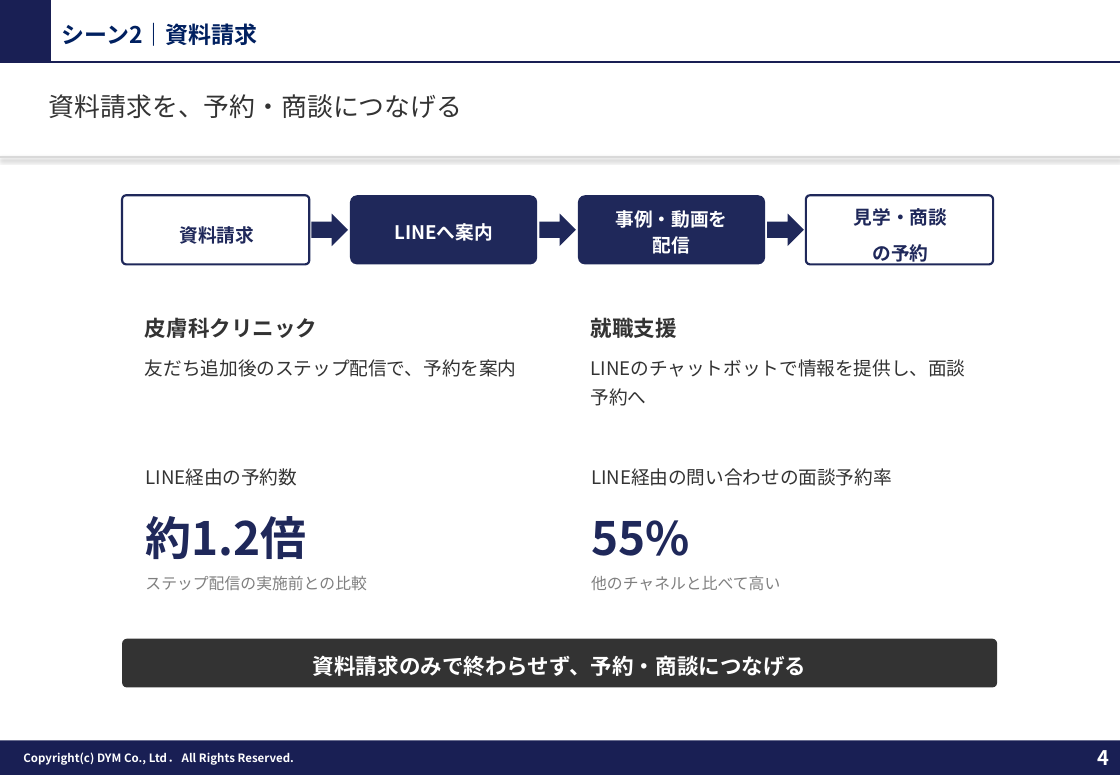
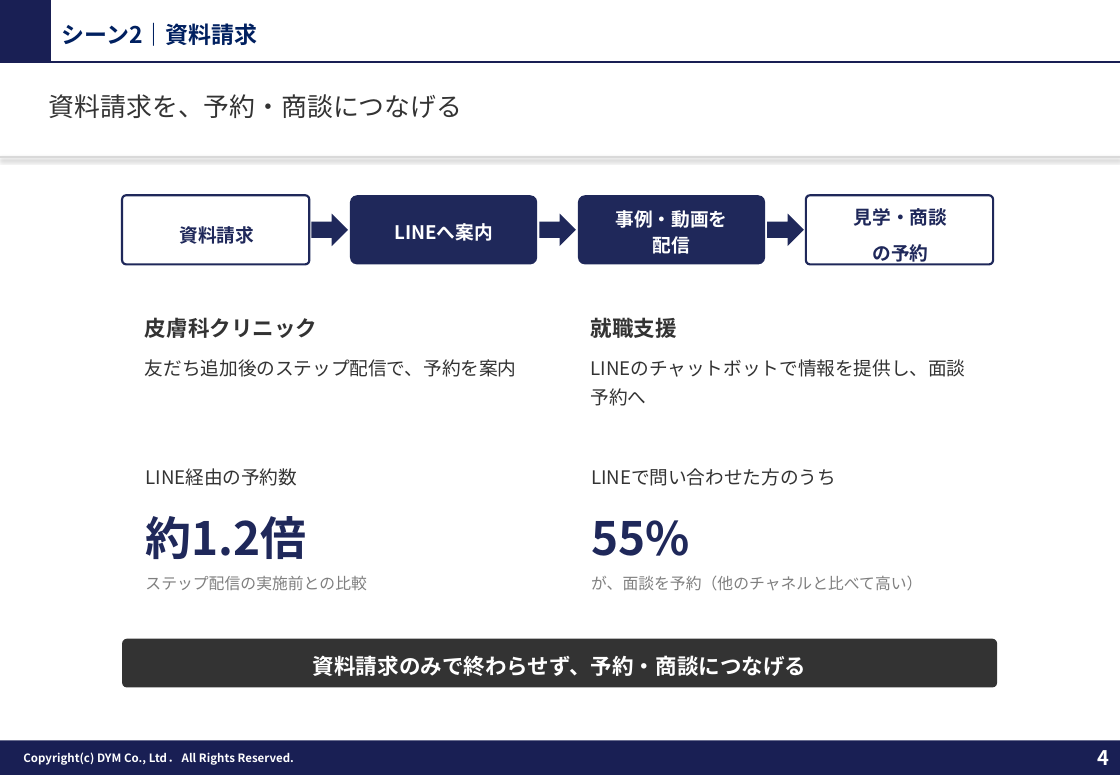
Before and after one commit to tonomura-r-dev/folder, a slide deck: slide 4 of 20261002_サンクスLINEのご提案_事例入り.pptx. Drawn at 1120x775 pixels with LibreOffice and Linux fonts; fonts in the diff are those of the drawing; background and template pictures are left out. Boxes give left, top, right and bottom in pixels: in the first picture for what was removed or moved away, otherwise in the second. Text is boxed around its words. In the diff, an @@ line names an element or a change of style, - is before the commit and + after.

```diff
--- a/20261002_サンクスLINEのご提案_事例入り.pptx
+++ b/20261002_サンクスLINEのご提案_事例入り.pptx
@@ text at box(591, 468, 836, 486): text changed @@
-LINE経由の問い合わせの面談予約率
+LINEで問い合わせた方のうち
@@ text at box(591, 576, 922, 590): text changed @@
-他のチャネルと比べて高い
+が、面談を予約（他のチャネルと比べて高い）
```
Also in this commit, not shown: 2 other slides changed, 12 other files.
